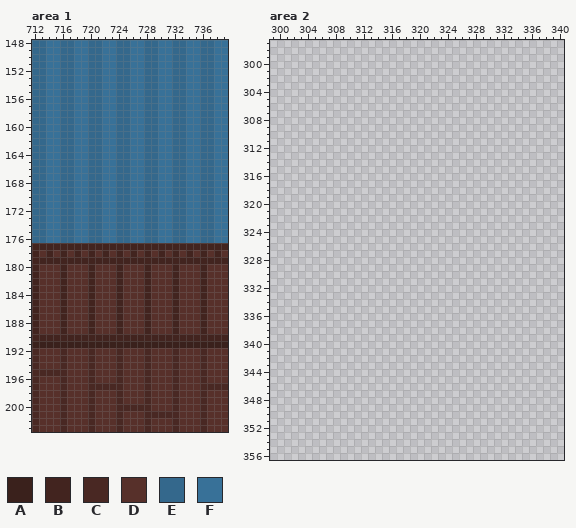
File history of a pixel-art file, Game_House_asets.aseprite. Above: the version before the commit.
889x1000 pixels, 1 frame. Colours within 5 levels of each other are drawn and written as one. Shown: area 1: x 712..739, y 148..203; area 2: x 299..340, y 297..356. The old version is drawn lined up with the new one. The commit also changed other parts of the picture, which this record leaves out.
Palette (. is transparent): A #3a211c  B #42241f  C #492823  D #57302a  E #34688c  F #387198
Pixels before, area 1, first column x 712:
148 EEFFEEFFEEFFEEFFEEFFEEFFEEFF
149 EEFFEEFFEEFFEEFFEEFFEEFFEEFF
150 EEFFEEFFEEFFEEFFEEFFEEFFEEFF
151 EEFFEEFFEEFFEEFFEEFFEEFFEEFF
152 EEFFEEFFEEFFEEFFEEFFEEFFEEFF
153 EEFFEEFFEEFFEEFFEEFFEEFFEEFF
154 EEFFEEFFEEFFEEFFEEFFEEFFEEFF
155 EEFFEEFFEEFFEEFFEEFFEEFFEEFF
156 EEFFEEFFEEFFEEFFEEFFEEFFEEFF
157 EEFFEEFFEEFFEEFFEEFFEEFFEEFF
158 EEFFEEFFEEFFEEFFEEFFEEFFEEFF
159 EEFFEEFFEEFFEEFFEEFFEEFFEEFF
160 EEFFEEFFEEFFEEFFEEFFEEFFEEFF
161 EEFFEEFFEEFFEEFFEEFFEEFFEEFF
162 EEFFEEFFEEFFEEFFEEFFEEFFEEFF
163 EEFFEEFFEEFFEEFFEEFFEEFFEEFF
164 EEFFEEFFEEFFEEFFEEFFEEFFEEFF
165 EEFFEEFFEEFFEEFFEEFFEEFFEEFF
166 EEFFEEFFEEFFEEFFEEFFEEFFEEFF
167 EEFFEEFFEEFFEEFFEEFFEEFFEEFF
168 EEFFEEFFEEFFEEFFEEFFEEFFEEFF
169 EEFFEEFFEEFFEEFFEEFFEEFFEEFF
170 EEFFEEFFEEFFEEFFEEFFEEFFEEFF
171 EEFFEEFFEEFFEEFFEEFFEEFFEEFF
172 EEFFEEFFEEFFEEFFEEFFEEFFEEFF
173 EEFFEEFFEEFFEEFFEEFFEEFFEEFF
174 EEFFEEFFEEFFEEFFEEFFEEFFEEFF
175 EEFFEEFFEEFFEEFFEEFFEEFFEEFF
176 EEFFEEFFEEFFEEFFEEFFEEFFEEFF
177 BBBBBBBBBBBBBBBBBBBBBBBBBBBB
178 BDBDBDBDBDBDBDBDBDBDBDBDBDBD
179 BBBBBBBBBBBBBBBBBBBBBBBBBBBB
180 BDDDBDDDBDDDBDDDBDDDBDDDBDDD
181 BDDDBDDDBDDDBDDDBDDDBDDDBDDD
182 BDDDBDDDBDDDBDDDBDDDBDDDBDDD
183 BDDDBDDDBDDDBDDDBDDDBDDDBDDD
184 BDDDBDDDBDDDBDDDBDDDBDDDBDDD
185 BDDDBDDDBDDDBDDDBDDDBDDDBDDD
186 BDDDBDDDBDDDBDDDBDDDBDDDBDDD
187 BDDDBDDDBDDDBDDDBDDDBDDDBDDD
188 BDDDBDDDBDDDBDDDBDDDBDDDBDDD
189 BDDDBDDDBDDDBDDDBDDDBDDDBDDD
190 BBBBBBBBBBBBBBBBBBBBBBBBBBBB
191 AAAAAAAAAAAAAAAAAAAAAAAAAAAA
192 CDDDCDDDCDDDCDDDCDDDCDDDCDDD
193 CDDDCDDDCDDDCDDDCDDDCDDDCDDD
194 CDDDCDDDCDDDCDDDCDDDCDDDCDDD
195 CCCCCDDDCDDDCDDDCDDDCDDDCDDD
196 CDDDCDDDCDDDCDDDCDDDCDDDCDDD
197 CDDDCDDDCCCCCDDDCDDDCDDDCCCC
198 CDDDCDDDCDDDCDDDCDDDCDDDCDDD
199 CDDDCDDDCDDDCDDDCDDDCDDDCDDD
200 CDDDCDDDCDDDCCCCCDDDCDDDCDDD
201 CDDDCDDDCDDDCDDDCCCCCDDDCDDD
202 CDDDCDDDCDDDCDDDCDDDCDDDCDDD
203 CDDDCDDDCDDDCDDDCDDDCDDDCDDD
Pixels before, area 2 (only the part around the change), first column x 299:
298 ..........................................
299 ..........................................
300 ..........................................
301 ..........................................
302 ..........................................
303 ..........................................
304 ..........................................
305 ..........................................
306 ..........................................
307 ..........................................
308 ..........................................
309 ..........................................
310 ..........................................
311 ..........................................
312 ..........................................
313 ..........................................
314 ..........................................
315 ..........................................
316 ..........................................
317 ..........................................
318 ..........................................
319 ..........................................
320 ..........................................
321 ..........................................
322 ..........................................
323 ..........................................
324 ..........................................
325 ..........................................
326 ..........................................
327 ..........................................
328 ..........................................
329 ..........................................
330 ..........................................
331 ..........................................
332 ..........................................
333 ..........................................
334 ..........................................
335 ..........................................
336 ..........................................
337 ..........................................
338 ..........................................
339 ..........................................
340 ..........................................
341 ..........................................
342 ..........................................
343 ..........................................
344 ..........................................
345 ..........................................
346 ..........................................
347 ..........................................
348 ..........................................
349 ..........................................
350 ..........................................
351 ..........................................
352 ..........................................
353 ..........................................
354 ..........................................
355 ..........................................
356 ..........................................
After the commit:
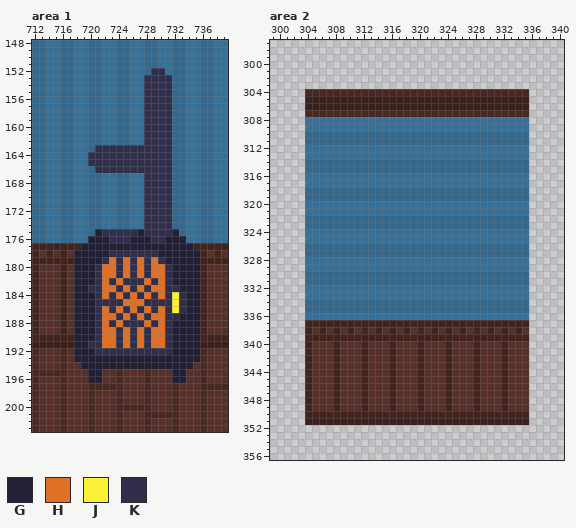
Colours new in this view: G #222034  H #df7126  J #fbf236  K #312e4b
The exact change:
drawings rearranged on the sheet (the old picture shows each at its new place; 19 dropped ones are not shown)
Changed rows in their new state; - is an unchanged pixel.
Area 1:
first column x 718:
152 -----------KK-----
153 ----------KKKK----
154 ----------KKKK----
155 ----------KKKK----
156 ----------KKKK----
157 ----------KKKK----
158 ----------KKKK----
159 ----------KKKK----
160 ----------KKKK----
161 ----------KKKK----
162 ----------KKKK----
163 ---KKKKKKKKKKK----
164 --KKKKKKKKKKKK----
165 --KKKKKKKKKKKK----
166 ---KKKKKKKKKKK----
167 ----------KKKK----
168 ----------KKKK----
169 ----------KKKK----
170 ----------KKKK----
171 ----------KKKK----
172 ----------KKKK----
173 ----------KKKK----
174 ----------KKKK----
175 ---GKKKKKGKKKKG---
176 --GGGKKKGGGKKGGG--
177 -GGGGGGGGGGGGGGGG-
178 GGGGGKKKKKKKGGGGGG
179 GGGGKHKHKHKHKGGGGG
180 GGGKHHKHKHKHHKGGGG
181 GGGKHHKHKHKHHKGGGG
182 GGGKHKHKKKHKHKGGGG
183 GGKKHHKHKHKHHKKGGG
184 GGGKHKHKHKHKHKJKGG
185 GGGKKKKHHHKKKKJKGG
186 GGGKHKHKHKHKHKJKGG
187 GGGKHHKHKHKHHKKGGG
188 GGGKHKHKKKHKHKGGGG
189 GGGKHHKHKHKHHKGGGG
190 GGGKHHKHKHKHHKGGGG
191 GGKKHHKHKHKHHKGGGG
192 GGGKKKKKKKKKKKGGGG
193 GGGGGGGGGGGGGGGGGG
194 -GGGGGGGGGGGGGGGG-
195 --GG----------GG--
196 --GG----------GG--
Area 2:
first column x 304:
304 CCCCCCCCCCCCCCCCCCCCCCCCCCCCCCCC
305 AAAAAAAAAAAAAAAAAAAAAAAAAAAAAAAA
306 AAAAAAAAAAAAAAAAAAAAAAAAAAAAAAAA
307 CCCCCCCCCCCCCCCCCCCCCCCCCCCCCCCC
308 FFFFFFFFFFFFFFFFFFFFFFFFFFFFFFFF
309 FFFFFFFFFFFFFFFFFFFFFFFFFFFFFFFF
310 EEEEEEEEEEEEEEEEEEEEEEEEEEEEEEEE
311 EEEEEEEEEEEEEEEEEEEEEEEEEEEEEEEE
312 FFFFFFFFFFFFFFFFFFFFFFFFFFFFFFFF
313 FFFFFFFFFFFFFFFFFFFFFFFFFFFFFFFF
314 EEEEEEEEEEEEEEEEEEEEEEEEEEEEEEEE
315 EEEEEEEEEEEEEEEEEEEEEEEEEEEEEEEE
316 FFFFFFFFFFFFFFFFFFFFFFFFFFFFFFFF
317 FFFFFFFFFFFFFFFFFFFFFFFFFFFFFFFF
318 EEEEEEEEEEEEEEEEEEEEEEEEEEEEEEEE
319 EEEEEEEEEEEEEEEEEEEEEEEEEEEEEEEE
320 FFFFFFFFFFFFFFFFFFFFFFFFFFFFFFFF
321 FFFFFFFFFFFFFFFFFFFFFFFFFFFFFFFF
322 EEEEEEEEEEEEEEEEEEEEEEEEEEEEEEEE
323 EEEEEEEEEEEEEEEEEEEEEEEEEEEEEEEE
324 FFFFFFFFFFFFFFFFFFFFFFFFFFFFFFFF
325 FFFFFFFFFFFFFFFFFFFFFFFFFFFFFFFF
326 EEEEEEEEEEEEEEEEEEEEEEEEEEEEEEEE
327 EEEEEEEEEEEEEEEEEEEEEEEEEEEEEEEE
328 FFFFFFFFFFFFFFFFFFFFFFFFFFFFFFFF
329 FFFFFFFFFFFFFFFFFFFFFFFFFFFFFFFF
330 EEEEEEEEEEEEEEEEEEEEEEEEEEEEEEEE
331 EEEEEEEEEEEEEEEEEEEEEEEEEEEEEEEE
332 FFFFFFFFFFFFFFFFFFFFFFFFFFFFFFFF
333 FFFFFFFFFFFFFFFFFFFFFFFFFFFFFFFF
334 EEEEEEEEEEEEEEEEEEEEEEEEEEEEEEEE
335 EEEEEEEEEEEEEEEEEEEEEEEEEEEEEEEE
336 FFFFFFFFFFFFFFFFFFFFFFFFFFFFFFFF
337 BBBBBBBBBBBBBBBBBBBBBBBBBBBBBBBB
338 BDBDBDBDBDBDBDBDBDBDBDBDBDBDBDBD
339 BBBBBBBBBBBBBBBBBBBBBBBBBBBBBBBB
340 BDDDBDDDBDDDBDDDBDDDBDDDBDDDBDDD
341 BDDDBDDDBDDDBDDDBDDDBDDDBDDDBDDD
342 BDDDBDDDBDDDBDDDBDDDBDDDBDDDBDDD
343 BDDDBDDDBDDDBDDDBDDDBDDDBDDDBDDD
344 BDDDBDDDBDDDBDDDBDDDBDDDBDDDBDDD
345 BDDDBDDDBDDDBDDDBDDDBDDDBDDDBDDD
346 BDDDBDDDBDDDBDDDBDDDBDDDBDDDBDDD
347 BDDDBDDDBDDDBDDDBDDDBDDDBDDDBDDD
348 BDDDBDDDBDDDBDDDBDDDBDDDBDDDBDDD
349 BDDDBDDDBDDDBDDDBDDDBDDDBDDDBDDD
350 BBBBBBBBBBBBBBBBBBBBBBBBBBBBBBBB
351 AAAAAAAAAAAAAAAAAAAAAAAAAAAAAAAA
Changed places in both pictures, as pixel boxes (x1, y1, x2, y2):
changed: (74, 68, 200, 383)
added: (305, 89, 529, 425)
